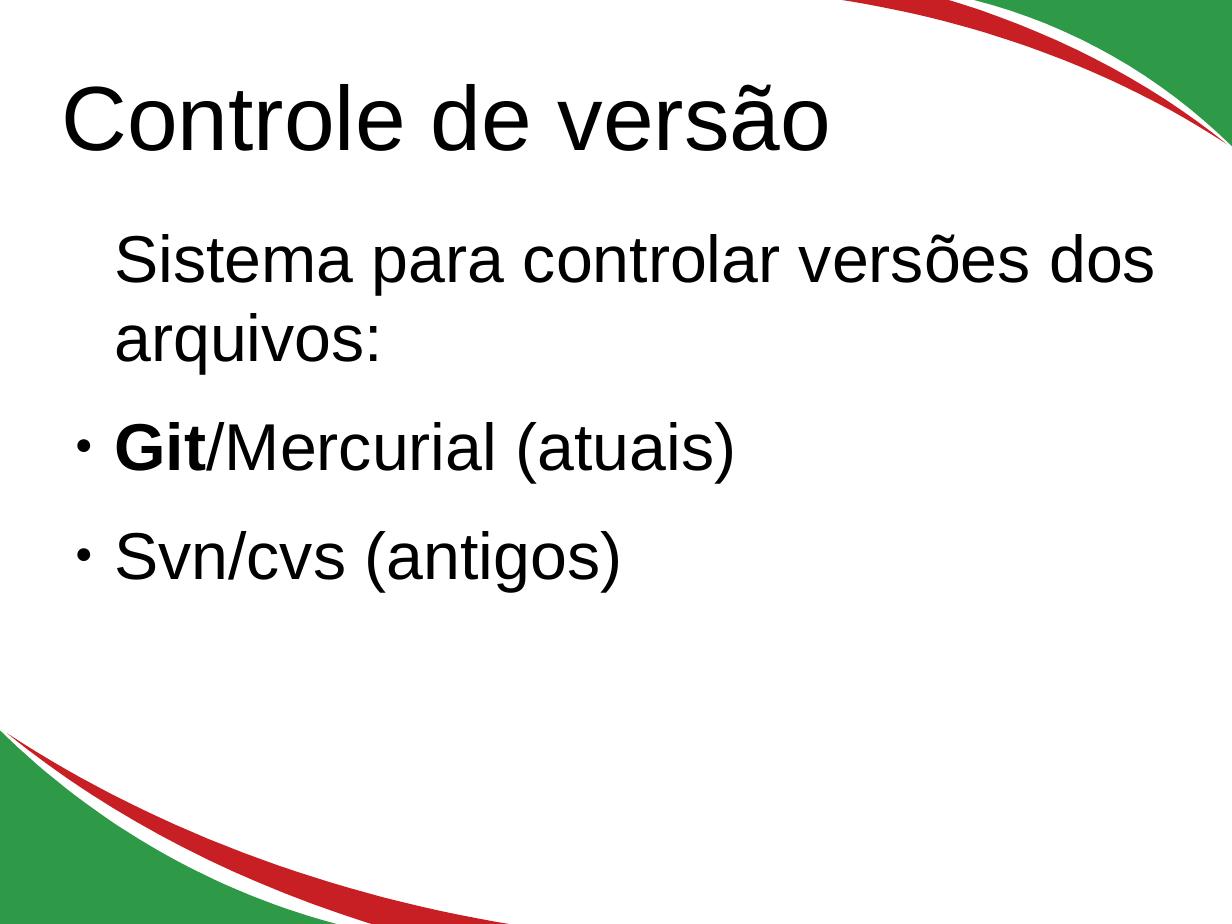
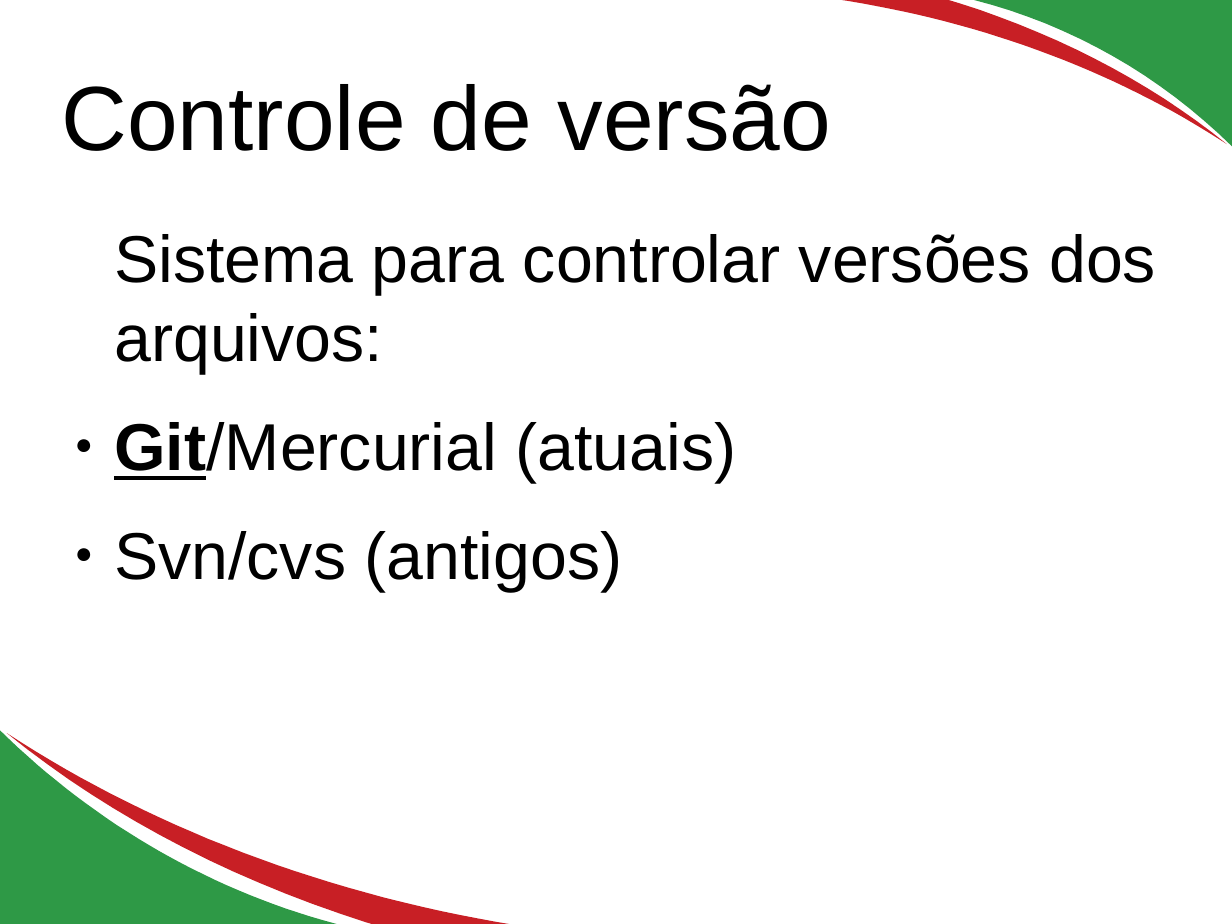
Before and after one commit to edusantana/testes-em-java-parte1, a slide deck: slide 4 of docs/Testes em java.odp. Drawn at 1232x924 pixels with LibreOffice and Linux fonts; fonts in the diff are those of the drawing. Boxes give left, top, right and bottom in pixels: in the first picture for what was removed or moved away, otherwise in the second. Text is boxed around its words. In the diff, an @@ line names an element or a change of style, - is before the commit and + after.

```diff
--- a/docs/Testes em java.odp
+++ b/docs/Testes em java.odp
@@ text at (114, 422, 737, 483): underline on in "Git/Mercurial" @@
```
Also in this commit, not shown: 2 other slides changed, 11 slides added, 1 slide removed, 3 other files.
